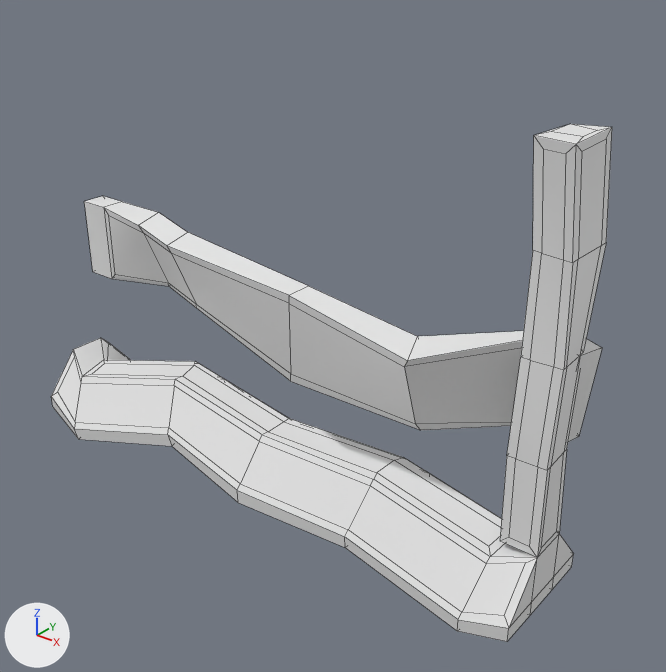
Renders of the FBX model Assets/Art/Models/Environment Models/Level 2/Breakables/Barrier/Barrier Broken.fbx from each side of a commit.
Before and after are seen from a 50 mm lens placed at (1.356, -1.466, 0.866), pointed at (0.134, 0.062, -0.081). Every picture has the same lights, and +X, +Y and +Z are marked at lower left. Mesh edges are drawn as thin lines. Where no turn or scale is listed for an object, it has been applied to the vertices.

Names of what the first picture shows: 'Barrier Broken.001', 'Barrier Broken.002', 'Barrier Broken.003'.
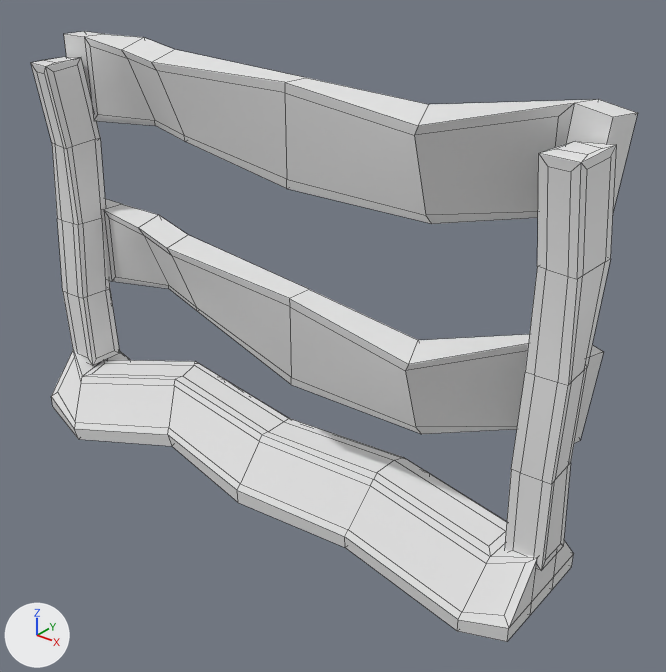
The newer file is also rescaled (x1.999), turned or shifted as a whole; pictures and numbers use the older file's frame.

Changed parts and their boxes [x1, y1, x2, y2] in the pictures (666 x 672 px):
'Barrier Broken.004', added
    after: [64, 31, 638, 224]
'Barrier Broken.003', mesh moved
    before: [500, 124, 612, 558]
    after: [504, 141, 617, 570]
'Barrier Broken.005', added
    after: [31, 57, 120, 366]

Edits to the bpy script that builds the scene:
```text
Change me_cube_018:
    where me_cube_018.from_pydata(...)  # 51 vertices, 50 faces; spans x 0.656..0.763, y -0.069..0.07, z -0.349..0.507
    used by ob_barrier_broken_003; location = (0.0, 0.0, 0.0)
    me_cube_018 part 1: the whole mesh is moved by (0.011, 0.002, -0.029)
Add me_cube_053:
    me_cube_053.from_pydata(...)  # 51 vertices, 50 faces; spans x -0.052..0.055, y -0.069..0.07, z -0.415..0.441
Add me_cube_052:
    me_cube_052.from_pydata(...)  # 60 vertices, 58 faces; spans x -0.74..0.78, y -0.16..0.16, z -0.11..0.12
Add ob_barrier_broken_005:
    ob_barrier_broken_005 = bpy.data.objects.new('Barrier Broken.005', me_cube_053)
    ob_barrier_broken_005.location = (-0.711, 0.003, 0.038)
Add ob_barrier_broken_004:
    ob_barrier_broken_004 = bpy.data.objects.new('Barrier Broken.004', me_cube_052)
    ob_barrier_broken_004.location = (-0.005, 0.01, 0.42)
```
